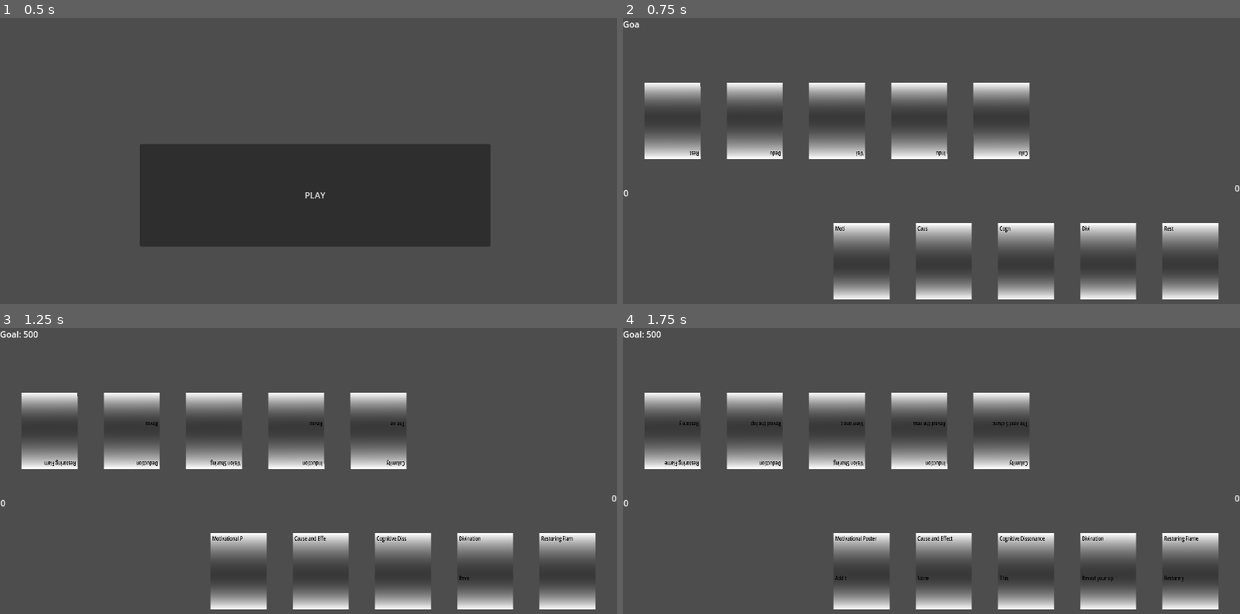
Above: before the commit, frames 1-4 (two rows, left to right).
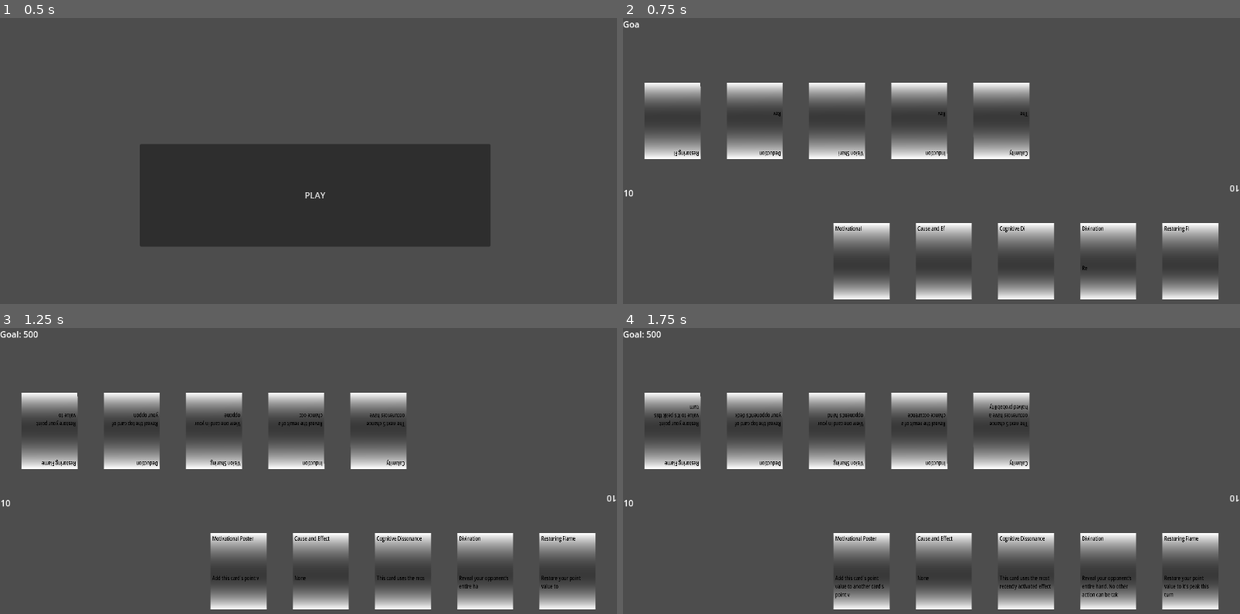
Above: after the commit, the same moments.

Repository: Odeguy/cardgameagain
Game: Godot game, scene res://menu.tscn
Same seed, same stepped clock (60 frames per second), same inputs: the game is played once before the commit and once after it.
Inputs (mouse positions are in pixels of both pictures, inside the frame that each line leads up to):
- Up to frame 1 (0.5 s): no input
- Up to frame 2 (0.75 s): click "PLAY" at 0.5 s
- Up to frame 3 (1.25 s): no input
- Up to frame 4 (1.75 s): move the mouse to (900, 571) at 1.27 s; click (900, 571) at 1.42 s

Frame 1 is identical in both runs. In frame 2, 0.3% of the frame differs, in the area x 0-100%, y 32-89%; in frame 3, 0.6%; in frame 4, 0.8%, in the area x 0-100%, y 26-95%.

Commit message:
more cards and equal card load ing text time

Diff:
--- a/card_script.gd
+++ b/card_script.gd
@@ -6,7 +6,7 @@
 var color
 var font
 var font_size
-var text_break = 0.04
+var text_time = 1
 var loaded
 var points
 
@@ -93,10 +93,10 @@
 		loaded = false
 		for char in card_name:
 			$Body/Front/NameLabel.append_text(char)
-			await get_tree().create_timer(text_break).timeout
+			await get_tree().create_timer(text_time / card_name.length()).timeout
 		for char in effect:
 			$Body/Front/EffectLabel.append_text(char)
-			await get_tree().create_timer(text_break).timeout
+			await get_tree().create_timer(text_time / effect.length()).timeout
 	else:
 		$Body/Front/NameLabel.append_text(card_name)
 		$Body/Front/EffectLabel.append_text(effect)
--- a/cards.json
+++ b/cards.json
@@ -7,8 +7,8 @@
 		},
 		{
 			"name": "Pyrrhic Victory",
-			"effect": "Halve your opponents points and reduce your own points to zero",
-			"points": 1
+			"effect": "Divide your opponents points by this card's own points, and reduce your own points to zero",
+			"points": 2
 		},
 		{
 			"name": "Monument to Pain",
@@ -22,7 +22,7 @@
 		},
 		{
 			"name": "Restoring Flame",
-			"effect": "Restore your point value to it's peak from the start of your last turn to now",
+			"effect": "Restore your point value to it's peak this turn",
 			"points": 1
 		},
 		{
--- a/game_script.gd
+++ b/game_script.gd
@@ -22,7 +22,7 @@
 	opponent = table_scene.instantiate()
 	add_child(player)
 	add_child(opponent)
-	for i in range(10):
+	for i in range(50):
 		player.add_to_deck(random_card())
 		opponent.add_to_deck(random_card())
 	opponent.switch_side()
@@ -59,8 +59,7 @@
 	return new_card
 
 func play():
-	player.new_turn()
-	opponent.new_turn()
+	new_turn()
 	turn_count += 1
 	if turn:
 		if turn_count > 2: player.draw_card()
@@ -85,18 +84,19 @@
 	if !gameover:
 		play()
 
-func card_effect(name, points, sender, reciever):
-	match name:
+func card_effect(card_name, points, sender, reciever):
+	match card_name:
 		"Hollow Mask":
 			sender.block_peeking(points)
 		"Pyrrhic Victory":
-			pass
+			sender.multiply_points(0)
+			reciever.divide_points(points)
 		"Monument to Pain":
-			pass
+			sender.maxx_p_activate(0, 0)
 		"Onyx Blade":
 			pass #passive in table_script change_card_points()
 		"Restoring Flame":
-			pass
+			sender.restore_points_to_peak()
 		"Reckless Gamble":
 			pass
 		"Divination":
@@ -126,6 +126,13 @@
 	sender.refresh_points()
 	reciever.refresh_points()
 
+func new_turn() -> void: #everything that should happen at the beginning of a turn
+	player.maxx_p = false
+	opponent.maxx_p = false
+	if player.peekable > 0: player.peekable -= 1
+	if opponent.peekable > 0: opponent.peekable -= 1
+	player.clear_points_history()
+	opponent.clear_points_history()
 
 func _input(event: InputEvent) -> void:
 	for card in player.hand:
--- a/table_script.gd
+++ b/table_script.gd
@@ -8,11 +8,15 @@
 var area_size
 var side_switched
 var points
+var maxx_p #when true, cards are drawn when points are reduced
 var peekable #number of turns cards can be peeked at for
+var points_history = [] #tracks the peak of points since the start of the previous turn
 
 func _ready():
+	maxx_p = false
 	peekable = 0
-	points = 0
+	points_history = []
+	points = 10
 	deck = full_deck
 	side_switched = false
 	screen_size = get_viewport_rect().size
@@ -23,6 +27,7 @@
 	$Area/Points.set_position($Area/Shape.position - ($Area/Shape.shape.size / 2))
 	$Area/Points.set_size(Vector2(area_size.x / 8, area_size.y / 12))
 	refresh_points()
+	points_history.append(points)
 
 func add_to_deck(card):
 	full_deck[card.card_name] = card
@@ -65,7 +70,6 @@
 
 func get_card_points(key: String) -> int:
 	var points = hand[key].get_points()
-	refresh_points()
 	return points
 
 func change_card_points(key: String, num: int, type: String) -> void:
@@ -76,14 +80,44 @@
 		"add": hand[key].set_points(hand[key].get_points() + num)
 		"subtract": hand[key].set_points(hand[key].get_points() - num)
 
+func multiply_points(num: int):
+	change_points(num, "multiply")
+
+func divide_points(num: int):
+	change_points(num, "divide")
+
+func add_points(num: int):
+	change_points(num, "add")
+
+func subtract_points(num: int):
+	change_points(num, "subtract")
+
+func change_points(num: int, type: String):
+	var initial_points = points
+	match type:
+		"multiply": points = points * num
+		"divide": points = points / num
+		"add": points = points + num
+		"subtract": points = points - num
+	refresh_points()
+	if maxx_p: maxx_p_activate(initial_points, points)
+	points_history.append(points)
+
+func clear_points_history():
+	points_history.clear()
+
 func switch_side():
 	side_switched = true
 	$Area.rotate(3.14)
 	$Area.position = Vector2($Area.position.x, ($Area/Shape.shape.size.y * 0.5))
 
 #card effect functions
-func new_turn() -> void: #everything that should happen at the beginning of a turn
-	if peekable > 0: peekable -= 1
-
 func block_peeking(turns: int) -> void:
 	peekable = turns
+
+func maxx_p_activate(before: int, after: int):
+	maxx_p = true
+	if before < after: draw_card()
+
+func restore_points_to_peak():
+	if !points_history.is_empty(): points = points_history.max()
